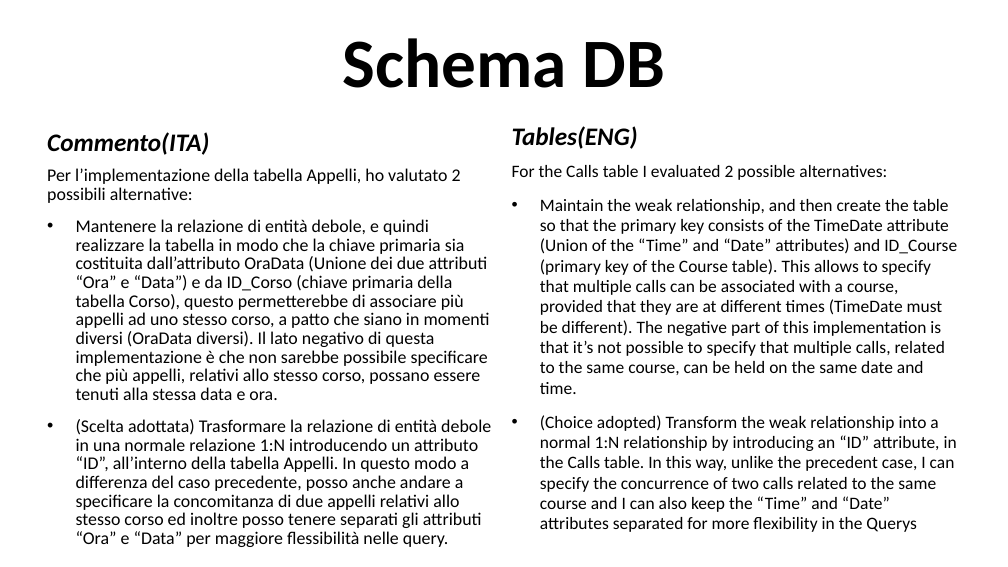
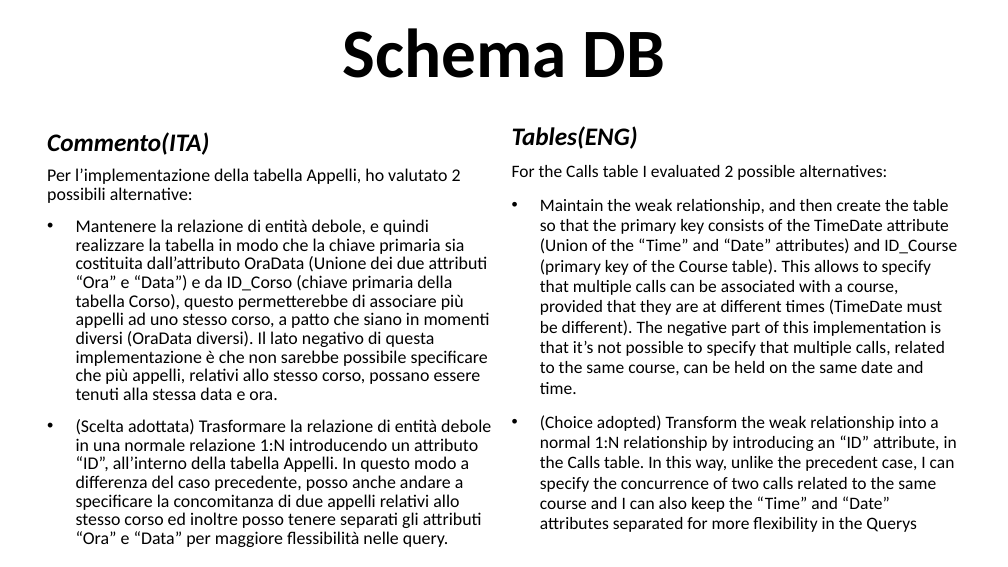
Before and after one commit to LucaTosetti01/ProgettoTIW, a slide deck: slide 8 of PresentazioneProgetto.pptx. Drawn at 1008x567 pixels with LibreOffice and Linux fonts; fonts in the diff are those of the drawing. Boxes give left, top, right and bottom in pixels: in the first picture for what was removed or moved away, otherwise in the second. Text is boxed around its words. In the diff, an @@ line names an element or a change of style, - is before the commit and + after.

```diff
--- a/PresentazioneProgetto.pptx
+++ b/PresentazioneProgetto.pptx
@@ title "Schema DB": place and size @@
-title "Schema DB" at (343,38,664,88)
+title "Schema DB" at (343,28,664,78)
```
Also in this commit, not shown: 6 other slides changed, 16 slides added, 4 slides removed, 28 other files.
